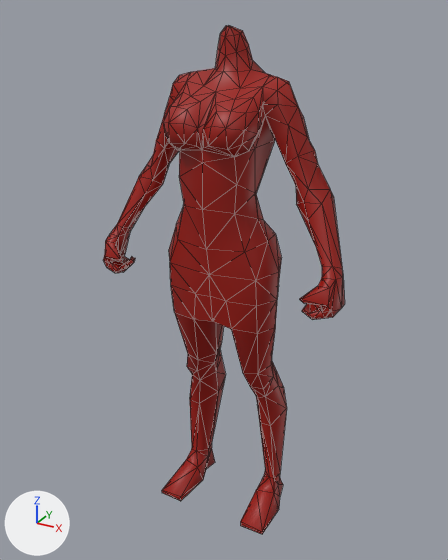
The COLLADA model art/meshes/skeletal/new/f_tunic_short.dae, before and after one commit.
One viewpoint serves both versions: a 50 mm lens placed at (2.07, -3.8, 3.97), pointed at (-0.04, 0.03, 2.05). Lighting does not change. The marker at lower left points along +X, +Y and +Z. Mesh edges are drawn as thin lines. Vertices at the same position are counted once.

The first picture shows 'f_tunic_short'.
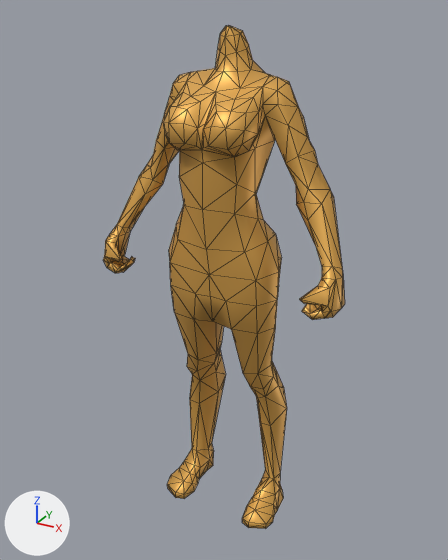
Pixel boxes (x1, y1, x2, y2) of what changed, in the pictures (448 x 560 px):
'f_tunic_short', reshaped
    before: (103, 26, 345, 534)
    after: (103, 26, 345, 529)
part 1 of me_cube_034, built on
    before: (162, 443, 283, 534)
    after: (167, 443, 283, 529)
part 2 of me_cube_034, recoloured
    both: (103, 26, 345, 478)

Patch to the scene script:
```diff
--- a/art/meshes/skeletal/new/f_tunic_short.dae.py
+++ b/art/meshes/skeletal/new/f_tunic_short.dae.py
@@ mat_skin @@
+mat_skin = principled_material('Skin')
+mat_skin.base_color = (0.8, 0.433, 0.0937)  # orange #e7b056
+mat_skin.metallic = 0.5
@@ me_cube_034 @@
 # used by ob_f_tunic_short; location = (0.0, 0.0, 0.0)
-me_cube_034.from_pydata(...)  # 405 vertices, 800 faces; spans x -0.97..0.97, y -0.41..0.39, z 0.01..3.86
+me_cube_034.from_pydata(...)  # 447 vertices, 884 faces; spans x -0.97..0.97, y -0.41..0.39, z 0.0..3.86
+# me_cube_034 part 1
+# 30 vertices are removed from x -0.5..0.5, y -0.29..0.33, z 0.01..0.17
+# 70 faces are deleted
+# 2 vertices move from x -0.31..0.31, y 0.28, z 0.18 to x -0.3..0.3, y 0.29, z 0.14
+# 72 vertices are added at x -0.51..0.51, y -0.27..0.3, z 0.0..0.16
+# 154 new faces join them
+# me_cube_034 part 2: 730 faces spanning x -0.97..0.97, y -0.41..0.39, z 0.14..3.86 switch from mat_female (red #9c1000) to mat_skin (orange #e7b056)
```
